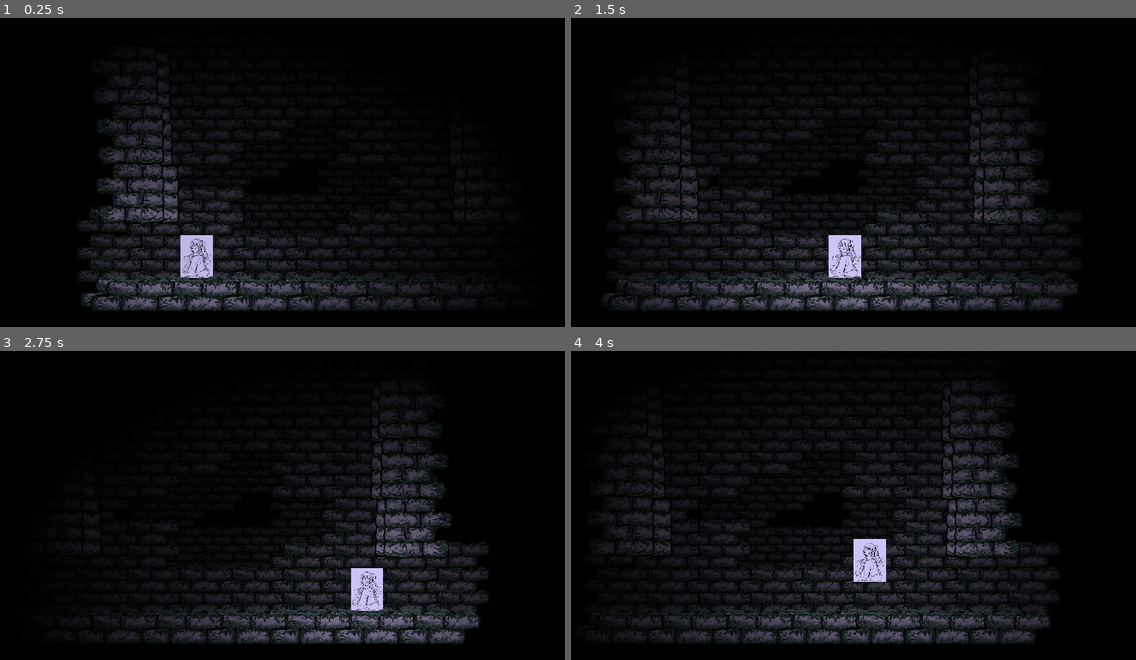
Above: before the commit, frames 1-4 (two rows, left to right).
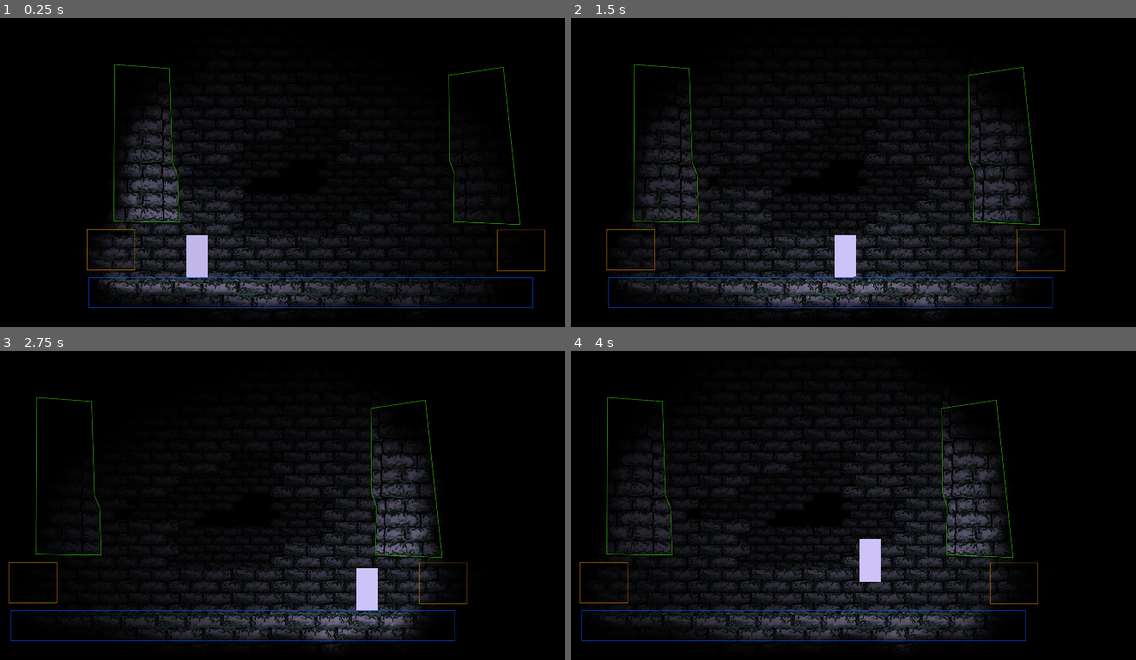
Above: after the commit, the same moments.

Repository: atoki06/2d-platformer
Game: Godot game, scene res://scenes/room_branch.tscn
The game is run twice, just before and just after one commit, with the same random seed, the same clock (stepped at 60 frames per second) and the same inputs.
Inputs (mouse positions are in pixels of both pictures, inside the frame that each line leads up to):
- Up to frame 1 (0.25 s): no input
- Up to frame 2 (1.5 s): tap Enter at 0.5 s; move the mouse to (994, 191) at 0.52 s; hold D (right) 0.53-1.28 s; click (994, 191) at 0.6 s; tap Space (jump) at 0.77 s; move the mouse to (706, 231) at 1.27 s; hold S (down) from 1.28 s (still down); tap Ctrl at 1.35 s
- Up to frame 3 (2.75 s): tap Space (jump) at 1.52 s; move the mouse to (339, 459) at 2.02 s; release S (down) at 2.03 s; hold D (right) from 2.03 s (still down); click (339, 459) at 2.1 s
- Up to frame 4 (4 s): move the mouse to (808, 619) at 2.77 s; release D (right) at 2.78 s; hold W (up) 2.78-3.53 s; tap Ctrl at 2.85 s; click (808, 619) at 2.92 s; tap Space (jump) at 3.02, 3.5, 3.77 s; move the mouse to (1045, 601) at 3.52 s; hold A (left) from 3.53 s (still down); click (1045, 601) at 3.6 s

The runs differ from the first frame. In frame 1, 4.5% of the frame differs, in the area x 13-97%, y 15-95%; in frame 2, 4.4%; in frame 3, 5.4%, in the area x 1-87%, y 15-97%; in frame 4, 5.3%.

Commit message:
Add Collision Visibility in Game

Diff:
--- a/scenes/player.tscn
+++ b/scenes/player.tscn
@@ -37,6 +37,7 @@
 script = ExtResource("1_qhqgy")
 
 [node name="Sprite2D" type="Sprite2D" parent="."]
+visible = false
 position = Vector2(-4.76837e-07, -100)
 scale = Vector2(0.375, 0.4)
 texture = ExtResource("2_smehm")
@@ -44,7 +45,6 @@
 vframes = 3
 
 [node name="Sprite3D" type="Sprite2D" parent="."]
-visible = false
 position = Vector2(0, -100)
 texture = SubResource("GradientTexture2D_4flbx")
 
--- a/scenes/room_01.tscn
+++ b/scenes/room_01.tscn
@@ -26,54 +26,43 @@
 metadata/_edit_lock_ = true
 
 [node name="slide_walls" type="StaticBody2D" parent="." groups=["collision", "slide_wall"]]
-visible = false
-metadata/_edit_lock_ = true
 
 [node name="CollisionPolygon3D" type="CollisionPolygon2D" parent="slide_walls"]
 modulate = Color(1, 1, 1, 0)
 top_level = true
 polygon = PackedVector2Array(684, 34, 687, -192, 665, -253, 662, -649, 916, -687, 994, 48)
-metadata/_edit_lock_ = true
 
 [node name="CollisionPolygon3D2" type="CollisionPolygon2D" parent="slide_walls"]
 modulate = Color(1, 1, 1, 0)
 top_level = true
 position = Vector2(-1165, -27)
 polygon = PackedVector2Array(524, -654, 538, -214, 562, -159, 569, 63, 265, 59, 268, -673)
-metadata/_edit_lock_ = true
 
 [node name="collisions" type="StaticBody2D" parent="." groups=["collision"]]
-visible = false
 modulate = Color(0.37, 0.643, 1, 1)
-metadata/_edit_lock_ = true
 
 [node name="CollisionShape2D" type="CollisionShape2D" parent="collisions"]
 modulate = Color(1, 1, 1, 0)
 top_level = true
 position = Vector2(18.5, 366)
 shape = SubResource("RectangleShape2D_lb5by")
-metadata/_edit_lock_ = true
 
 [node name="exit_01" type="Area2D" parent="." groups=["collision", "exit"]]
-visible = false
 position = Vector2(-914, 287)
 gravity_point_center = Vector2(0, -1)
 gravity_direction = Vector2(0, -1)
 gravity = 9.8
 angular_damp = 0.1
 script = ExtResource("2_v0oeq")
-room_path = "res://scenes/room_02.tscn"
+room_path = "res://scenes/room_01.tscn"
 room_entry_index = 1
-metadata/_edit_lock_ = true
 
 [node name="hitbox" type="CollisionShape2D" parent="exit_01"]
 modulate = Color(1, 1, 1, 0)
 position = Vector2(0, -122)
 shape = SubResource("RectangleShape2D_dryon")
-metadata/_edit_lock_ = true
 
 [node name="exit_02" type="Area2D" parent="." groups=["collision", "exit"]]
-visible = false
 position = Vector2(999, 290)
 gravity_point_center = Vector2(0, -1)
 gravity_direction = Vector2(0, -1)
@@ -82,14 +71,12 @@
 script = ExtResource("2_v0oeq")
 index = 1
 direction = 1
-room_path = "res://scenes/room_01.tscn"
-metadata/_edit_lock_ = true
+room_path = "res://scenes/room_02.tscn"
 
 [node name="hitbox" type="CollisionShape2D" parent="exit_02"]
 modulate = Color(1, 1, 1, 0)
 position = Vector2(0, -122)
 shape = SubResource("RectangleShape2D_3g1tf")
-metadata/_edit_lock_ = true
 
 [node name="background_2" type="Node2D" parent="." groups=["2d_sprites", "parallax", "sprite_layer"]]
 modulate = Color(0.25, 0.25, 0.25, 1)
@@ -1371,84 +1358,97 @@
 [node name="forground_1" type="Node2D" parent="." groups=["2d_sprites", "parallax", "sprite_layer"]]
 script = ExtResource("3_cyfwn")
 size = 1.04
+metadata/_edit_lock_ = true
 
 [node name="brick_tile_1_9" type="Sprite2D" parent="forground_1"]
 position = Vector2(854.808, -87.2757)
 scale = Vector2(0.4, 0.4)
 texture = ExtResource("3_dryon")
+metadata/_edit_lock_ = true
 
 [node name="brick_tile_1_10" type="Sprite2D" parent="forground_1"]
 position = Vector2(840.446, -351.327)
 scale = Vector2(0.4, 0.4)
 texture = ExtResource("3_dryon")
+metadata/_edit_lock_ = true
 
 [node name="brick_tile_1_13" type="Sprite2D" parent="forground_1"]
 position = Vector2(829.446, -621.327)
 scale = Vector2(0.4, 0.4)
 texture = ExtResource("3_dryon")
+metadata/_edit_lock_ = true
 
 [node name="brick_tile_1_11" type="Sprite2D" parent="forground_1"]
 position = Vector2(-801.373, -359.573)
 scale = Vector2(0.4, 0.4)
 texture = ExtResource("3_dryon")
 flip_h = true
+metadata/_edit_lock_ = true
 
 [node name="brick_tile_1_14" type="Sprite2D" parent="forground_1"]
 position = Vector2(-827.534, -627.206)
 scale = Vector2(0.4, 0.4)
 texture = ExtResource("3_dryon")
 flip_h = true
+metadata/_edit_lock_ = true
 
 [node name="brick_tile_1_12" type="Sprite2D" parent="forground_1"]
 position = Vector2(-800.373, -94.5729)
 scale = Vector2(0.4, 0.4)
 texture = ExtResource("3_dryon")
 flip_h = true
+metadata/_edit_lock_ = true
 
 [node name="brick_tile_3_9" type="Sprite2D" parent="forground_1"]
 position = Vector2(82.4, 364.2)
 scale = Vector2(0.4, 0.4)
 texture = ExtResource("5_cyfwn")
 flip_h = true
+metadata/_edit_lock_ = true
 
 [node name="brick_tile_3_10" type="Sprite2D" parent="forground_1"]
 position = Vector2(372.4, 364.2)
 scale = Vector2(0.4, 0.4)
 texture = ExtResource("5_cyfwn")
 flip_h = true
+metadata/_edit_lock_ = true
 
 [node name="brick_tile_3_11" type="Sprite2D" parent="forground_1"]
 position = Vector2(657.4, 364.2)
 scale = Vector2(0.4, 0.4)
 texture = ExtResource("5_cyfwn")
 flip_h = true
+metadata/_edit_lock_ = true
 
 [node name="brick_tile_3_12" type="Sprite2D" parent="forground_1"]
 position = Vector2(-209.6, 364.2)
 scale = Vector2(0.4, 0.4)
 texture = ExtResource("5_cyfwn")
 flip_h = true
+metadata/_edit_lock_ = true
 
 [node name="brick_tile_3_13" type="Sprite2D" parent="forground_1"]
 position = Vector2(-501.6, 364.2)
 scale = Vector2(0.4, 0.4)
 texture = ExtResource("5_cyfwn")
 flip_h = true
+metadata/_edit_lock_ = true
 
 [node name="brick_tile_3_14" type="Sprite2D" parent="forground_1"]
 position = Vector2(-791.8, 364.2)
 scale = Vector2(0.4, 0.4)
 texture = ExtResource("5_cyfwn")
 flip_h = true
+metadata/_edit_lock_ = true
 
 [node name="brick_tile_3_15" type="Sprite2D" parent="forground_1"]
 position = Vector2(948.2, 364.2)
 scale = Vector2(0.4, 0.4)
 texture = ExtResource("5_cyfwn")
 flip_h = true
+metadata/_edit_lock_ = true
 
 [node name="forground_2" type="Node2D" parent="." groups=["2d_sprites", "parallax", "sprite_layer"]]
-visible = false
 script = ExtResource("3_cyfwn")
 size = 1.1
 metadata/_edit_lock_ = true
@@ -1503,7 +1503,6 @@
 metadata/_edit_lock_ = true
 
 [node name="black_shade" type="Node2D" parent="." groups=["2d_sprites", "parallax", "sprite_layer"]]
-visible = false
 script = ExtResource("3_cyfwn")
 size = 1.1
 metadata/_edit_lock_ = true
--- a/scenes/room_02.tscn
+++ b/scenes/room_02.tscn
@@ -47,9 +47,9 @@
 [node name="scene" type="Node2D" groups=["room"]]
 script = ExtResource("1_d5h8r")
 metadata/_custom_type_script = "uid://8gtxpiete45"
+metadata/_edit_lock_ = true
 
 [node name="slide_walls" type="StaticBody2D" parent="." groups=["collision", "slide_wall"]]
-visible = false
 
 [node name="CollisionShape2D" type="CollisionShape2D" parent="slide_walls"]
 modulate = Color(1, 1, 1, 0)
@@ -107,15 +107,12 @@
 shape = SubResource("RectangleShape2D_x0dgm")
 
 [node name="collisions" type="StaticBody2D" parent="." groups=["collision"]]
-visible = false
 modulate = Color(0.37, 0.643, 1, 1)
 
 [node name="damage" type="StaticBody2D" parent="." groups=["collision", "env_damage"]]
-visible = false
 modulate = Color(0.37, 0.643, 1, 1)
 
 [node name="exit_01" type="Area2D" parent="." groups=["collision", "exit"]]
-visible = false
 position = Vector2(-914, 287)
 gravity_point_center = Vector2(0, -1)
 gravity_direction = Vector2(0, -1)
@@ -137,6 +134,7 @@
 size = 0.6
 layer = -3
 metadata/_custom_type_script = "uid://b24ivokgh0wnq"
+metadata/_edit_lock_ = true
 
 [node name="background_1" type="Node2D" parent="." groups=["2d_sprites", "parallax", "sprite_layer"]]
 modulate = Color(0.5, 0.5, 0.5, 1)
@@ -144,25 +142,30 @@
 size = 0.8
 layer = -1
 metadata/_custom_type_script = "uid://b24ivokgh0wnq"
+metadata/_edit_lock_ = true
 
 [node name="mainlayer" type="Node2D" parent="." groups=["2d_sprites", "parallax", "sprite_layer"]]
 script = ExtResource("3_rrl2k")
 metadata/_custom_type_script = "uid://b24ivokgh0wnq"
+metadata/_edit_lock_ = true
 
 [node name="forground_1" type="Node2D" parent="." groups=["2d_sprites", "parallax", "sprite_layer"]]
 script = ExtResource("3_rrl2k")
 size = 1.04
 metadata/_custom_type_script = "uid://b24ivokgh0wnq"
+metadata/_edit_lock_ = true
 
 [node name="forground_2" type="Node2D" parent="." groups=["2d_sprites", "parallax", "sprite_layer"]]
 script = ExtResource("3_rrl2k")
 size = 1.01
 metadata/_custom_type_script = "uid://b24ivokgh0wnq"
+metadata/_edit_lock_ = true
 
 [node name="black_shade" type="Node2D" parent="." groups=["2d_sprites", "parallax", "sprite_layer"]]
 script = ExtResource("3_rrl2k")
 size = 1.1
 metadata/_custom_type_script = "uid://b24ivokgh0wnq"
+metadata/_edit_lock_ = true
 
 [node name="ColorRect4" type="ColorRect" parent="black_shade"]
 material = SubResource("ShaderMaterial_a1hoc")
@@ -170,6 +173,7 @@
 offset_top = -228.0
 offset_right = 221.0
 offset_bottom = 223.0
+metadata/_edit_lock_ = true
 
 [node name="CanvasModulate" type="CanvasModulate" parent="."]
 clip_children = 1
--- a/scripts/player.gd
+++ b/scripts/player.gd
@@ -1,4 +1,7 @@
 extends CharacterBody2D
+
+#const
+const line_thickness = 2
 
 #node connections
 @onready var soundtrack_player = $soundtrack_player
@@ -42,6 +45,9 @@
 var camera_speed_target = 8
 var new_room = false
 
+var room
+var drawer
+
 #input
 var input = {
 	"up" : KEY_W,
@@ -58,6 +64,11 @@
 var debug_open = false
 
 func _ready() -> void:
+	drawer = Node2D.new()
+	drawer.top_level = true
+	drawer.z_index = 20
+	drawer.draw.connect(draw)
+	add_child(drawer)
 	var sound = load("res://sounds/Shoot_combined.wav")
 	sound_player.stream = sound
 	soundtrack_player.playing = false
@@ -82,6 +93,7 @@
 
 
 func _process(_delta: float) -> void:
+	drawer.queue_redraw()
 	var mouse_pos
 	if Input.is_action_just_pressed("debug"):
 		toggle_debug_mode()
@@ -168,7 +180,7 @@
 	#global_position.z = 0
 
 	#move camera
-	var room = get_parent().get_child(1)
+	room = get_parent().get_child(1)
 	var cam_pos_x = clamp(global_position.x,room.margin_min.x * 100,room.margin_max.x * 100)
 	var cam_pos_y = clamp(global_position.y,room.margin_min.y * 100,room.margin_max.y * 100)
 	var camera_direction = (Vector2(cam_pos_x,cam_pos_y) + camera_position - camera.global_position)
@@ -257,3 +269,37 @@
 		velo.y = 1.5 * jump_height / jump_time + environment_velocity.y
 		is_pogoing = true
 		dubble_jump_used = false
+
+func draw() -> void:
+	for node in room.get_children():
+		if node.is_in_group("collision"):
+			var color
+			if node.is_in_group("slide_wall"):
+				color = Color(0.21568628, 1.0, 0.0)
+			elif node.is_in_group("exit"):
+				color = Color(1.0, 0.6509804, 0.0)
+			elif node.is_in_group("env_damage"):
+				color = Color(1.0, 0.0, 0.0)
+			else:
+				color = Color(0.0, 0.4, 1.0)
+
+			color.a = 0.7
+
+
+			for collision in node.get_children():
+				if collision is CollisionShape2D and collision.shape:
+					var pos = collision.global_position
+					var radius = collision.shape.size / 2.0
+
+					drawer.draw_line(pos - radius, pos + radius * Vector2(1,-1), color, line_thickness, true)
+					drawer.draw_line(pos + radius, pos + radius * Vector2(1,-1), color, line_thickness, true)
+					drawer.draw_line(pos + radius * Vector2(-1,1), pos + radius, color, line_thickness, true)
+					drawer.draw_line(pos + radius * Vector2(-1,1), pos - radius, color, line_thickness, true)
+
+				if collision is CollisionPolygon2D and collision.polygon.size() > 2:
+					var pos = collision.global_position
+					var polygon = collision.polygon
+					for point in polygon.size():
+						polygon[point] += pos
+					drawer.draw_polyline(polygon, color, line_thickness, true)
+					drawer.draw_line(polygon[0], polygon[polygon.size() - 1], color, line_thickness, true)
Not shown, changed: addons/scene_editor/scene_editor.gd
